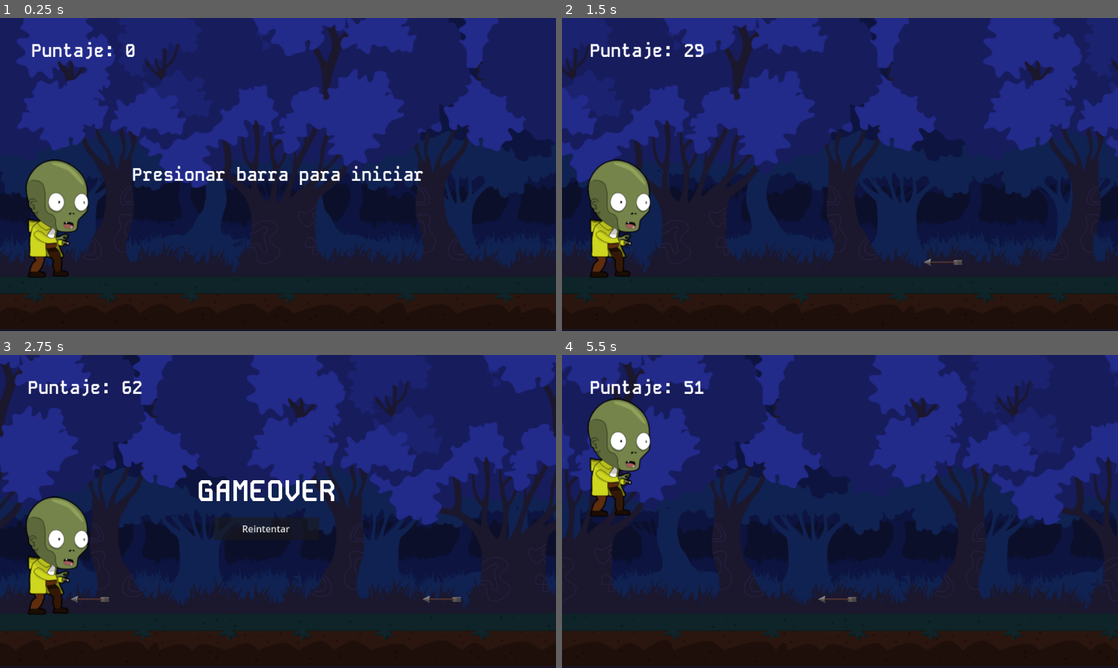
Above: before the commit, frames 1-4 (two rows, left to right).
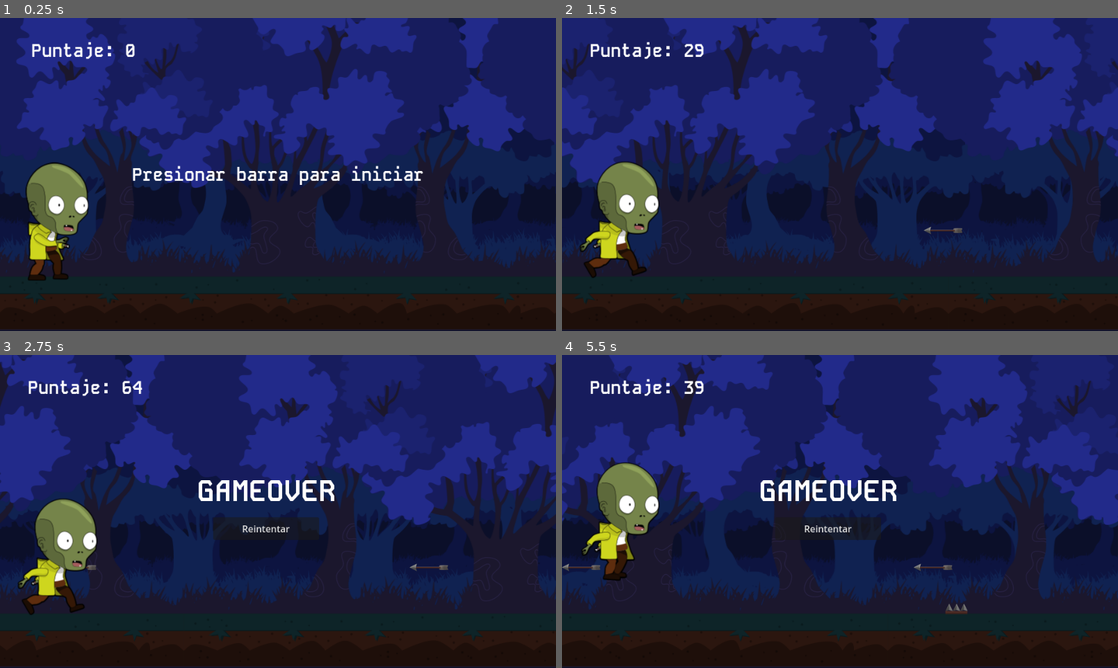
Above: after the commit, the same moments.

Repository: SOFT-cRONOS/ZombieRunner
Game: Godot game, scene res://Scenes/Main.tscn
Same seed, same stepped clock (60 frames per second), same inputs: the game is played once before the commit and once after it.
Inputs:
- Up to frame 1 (0.25 s): no input
- Up to frame 2 (1.5 s): tap Enter (ui_accept) at 0.5, 0.77 s; hold Right (ui_right) from 0.53 s (still down)
- Up to frame 3 (2.75 s): tap Enter (ui_accept) at 1.52 s; release Right (ui_right) at 2.03 s; hold Left (ui_left) from 2.03 s (still down)
- Up to frame 4 (5.5 s): release Left (ui_left) at 2.75 s; click "Reintentar" at 2.75 s; hold Right (ui_right) 3.53-5.03 s; tap Enter (ui_accept) at 3.77, 4.52, 5.27 s; hold Left (ui_left) from 5.03 s (still down)

The runs differ from the first frame. In frame 1, 1.2% of the frame differs, in the area x 4-16%, y 45-84%; in frame 2, 2.6%; in frame 3, 15%; in frame 4, 39%, in the area x 0-100%, y 0-92%.

Commit message:
tramps and arrows

Diff:
--- a/Scenes/Main.gd
+++ b/Scenes/Main.gd
@@ -2,9 +2,10 @@
 
 #preload enemies or object
 var arrow = preload("res://Scenes/arrow.tscn")
+var tramp = preload("res://Scenes/tramp.tscn")
 #si hay mas armar array para aleatoreidad
 #var obstacle_types := ["objetos"]
-var obstacle_types := [arrow]
+var obstacle_types := [arrow, tramp  ]
 var obstacles : Array
 #game setters
 const PLAYER_START_POS := Vector2i(102, 357)
@@ -45,6 +46,7 @@
 	$Camera2D.position = CAM_START_POS
 	$Map.position = Vector2i(5,272)
 
+	obstacles.clear()
 	get_tree().paused= false #retoma la ejecucion
 	score = 0
 
@@ -101,14 +103,16 @@
 		var obs_height = obs.get_node("Sprite2D").texture.get_height()
 		var obs_scale = obs.get_node("Sprite2D").scale
 		var obs_x : int = screen_size.x + score + 100
-		var obs_y : int = screen_size.y - ground_height - (obs_height * obs_scale.y / 2) - 20
+		var index_floor = 75
+		if obs.name == "Tramp":
+			index_floor = 0
+		var obs_y : int = screen_size.y - ground_height - (obs_height * obs_scale.y / 2) - index_floor
 		last_obs = obs
 		add_obs(obs, obs_x, obs_y)
 
 func add_obs(obs, x , y):
 	obs.position = Vector2i(x, y)
 	obs.body_entered.connect(hit_obs) #mira la señal de colicion del objeto
-
 	add_child(obs)
 	obstacles.append(obs)
 
--- a/Scenes/arrow.gd
+++ b/Scenes/arrow.gd
@@ -8,4 +8,5 @@
 
 # Called every frame. 'delta' is the elapsed time since the previous frame.
 func _process(delta):
+	pass
 	position.x -= get_parent().speed / 2
--- a/Scenes/player.gd
+++ b/Scenes/player.gd
@@ -3,7 +3,7 @@
 
 const SPEED = 600.0
 const JUMP_VELOCITY = -1300.0
-const gravity : int = 5200
+const gravity : int = 4200
 
 # Get the gravity from the project settings to be synced with RigidBody nodes.
 #var gravity = ProjectSettings.get_setting("physics/2d/default_gravity")
--- a/Scenes/player.tscn
+++ b/Scenes/player.tscn
@@ -1,7 +1,10 @@
-[gd_scene load_steps=5 format=3 uid="uid://c7vkwdvf8met2"]
+[gd_scene load_steps=8 format=3 uid="uid://c7vkwdvf8met2"]
 
 [ext_resource type="Script" path="res://Scenes/player.gd" id="1_t51c8"]
 [ext_resource type="Texture2D" uid="uid://cc7tyndu0rqs6" path="res://Assets/Player/idle.png" id="2_6655y"]
+[ext_resource type="Texture2D" uid="uid://dvuw7lxolguql" path="res://Assets/Player/run_1.png" id="3_1smik"]
+[ext_resource type="Texture2D" uid="uid://hv5kvbqc33qa" path="res://Assets/Player/run_3.png" id="4_uq8jr"]
+[ext_resource type="Texture2D" uid="uid://1uenhytrmgx1" path="res://Assets/Player/run_4.png" id="5_3fakj"]
 
 [sub_resource type="SpriteFrames" id="SpriteFrames_s5vyx"]
 animations = [{
@@ -12,10 +15,27 @@
 "loop": true,
 "name": &"Idle",
 "speed": 5.0
+}, {
+"frames": [{
+"duration": 1.0,
+"texture": ExtResource("3_1smik")
+}, {
+"duration": 1.0,
+"texture": ExtResource("4_uq8jr")
+}, {
+"duration": 1.0,
+"texture": ExtResource("5_3fakj")
+}, {
+"duration": 1.0,
+"texture": ExtResource("4_uq8jr")
+}],
+"loop": true,
+"name": &"Run",
+"speed": 7.0
 }]
 
 [sub_resource type="RectangleShape2D" id="RectangleShape2D_m43ij"]
-size = Vector2(80.0001, 200)
+size = Vector2(57.5001, 195)
 
 [node name="CharacterBody2D" type="CharacterBody2D"]
 z_index = 1
@@ -27,9 +47,10 @@
 texture_filter = 2
 sprite_frames = SubResource("SpriteFrames_s5vyx")
 animation = &"Idle"
+frame_progress = 0.608915
 
 [node name="RunColl" type="CollisionShape2D" parent="."]
-position = Vector2(2.49999, 8.94069e-06)
+position = Vector2(-8.75, -2.49994)
 scale = Vector2(0.999999, 0.999999)
 shape = SubResource("RectangleShape2D_m43ij")
 
--- /dev/null
+++ b/Scenes/tramp.tscn
@@ -0,0 +1,17 @@
+[gd_scene load_steps=3 format=3 uid="uid://dsd6hfv8fdle1"]
+
+[ext_resource type="Texture2D" uid="uid://0c2k6uryliup" path="res://Assets/Objects/tramp.png" id="2_pkhk3"]
+
+[sub_resource type="RectangleShape2D" id="RectangleShape2D_82rmi"]
+size = Vector2(68, 34)
+
+[node name="Tramp" type="Area2D"]
+scale = Vector2(0.5, 0.5)
+
+[node name="Sprite2D" type="Sprite2D" parent="."]
+texture = ExtResource("2_pkhk3")
+centered = false
+
+[node name="CollisionShape2D" type="CollisionShape2D" parent="."]
+position = Vector2(38, 21)
+shape = SubResource("RectangleShape2D_82rmi")
Not shown, changed: Assets/Background/Background_.svg
Binary file added: Assets/Player/run_1.png
Not shown, added: Assets/Player/run_1.png.import
Binary file added: Assets/Player/run_2.png
Not shown, added: Assets/Player/run_2.png.import
Binary file added: Assets/Player/run_3.png
Not shown, added: Assets/Player/run_3.png.import
Binary file added: Assets/Player/run_4.png
Not shown, added: Assets/Player/run_4.png.import
